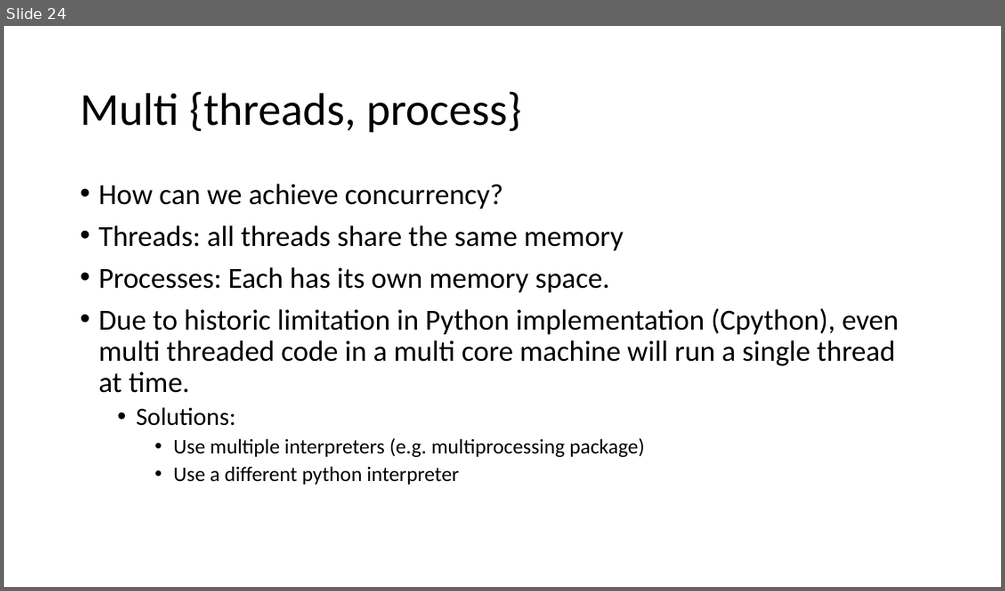
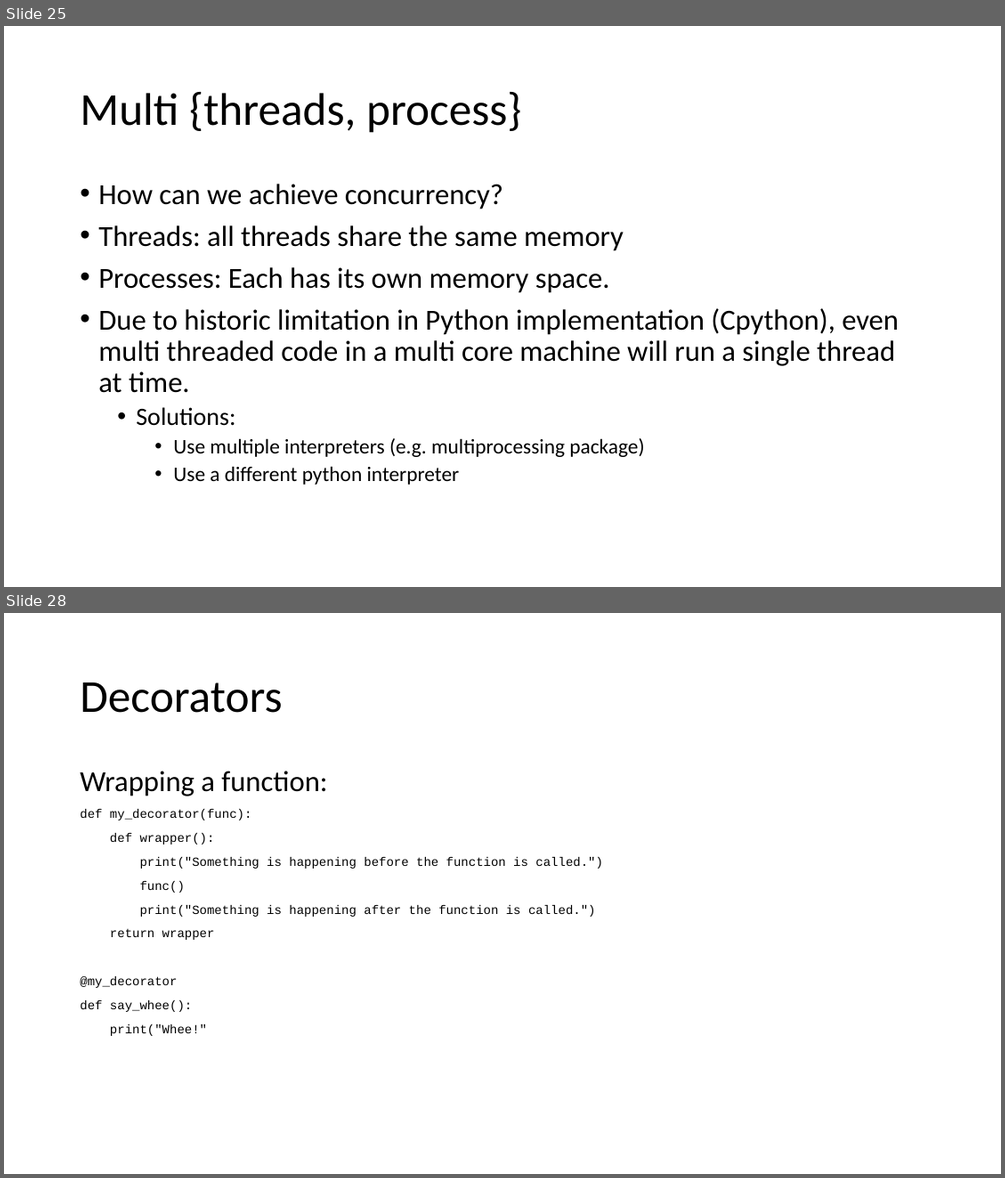
Before and after one commit to scaperex/python_workshop_intermediate, a slide deck: Advanced Python workshop.pptx. Shown one above the other, each under a label of ours: slide 24 before the commit, slides 25 and 28 after it; the slides between them are not shown. The pictures are 1005x591 and 1005x1178 pixels, drawn with LibreOffice and Linux fonts; fonts in the diff are those of the drawing. Boxes give left, top, right and bottom in pixels: in the first picture for what was removed or moved away, otherwise in the second. Text is boxed around its words. In the diff, an @@ line names an element or a change of style, - is before the commit and + after.

Commit message:
updated the presentation
Add pages for decorators, generators

```diff
--- a/Advanced Python workshop.pptx
+++ b/Advanced Python workshop.pptx
@@ slide 28 added at bbox=[4, 613, 1001, 1174], background #FFFFFF @@
@@ title added at bbox=[80, 682, 282, 713], 44 pt, text #000000 @@
+Decorators
@@ text added at bbox=[80, 771, 603, 1036], 12 pt, text #000000 @@
+Wrapping a function:
+def my_decorator(func):
+def wrapper():
+print("Something is happening before the function is called.")
+func()
+print("Something is happening after the function is called.")
+return wrapper
+@my_decorator
+def say_whee():
+print("Whee!"
@@ what was slide 24 is now slide 25 @@
```
Also in this commit, not shown: 4 slides changed, 6 other slides added, 1 other file.
